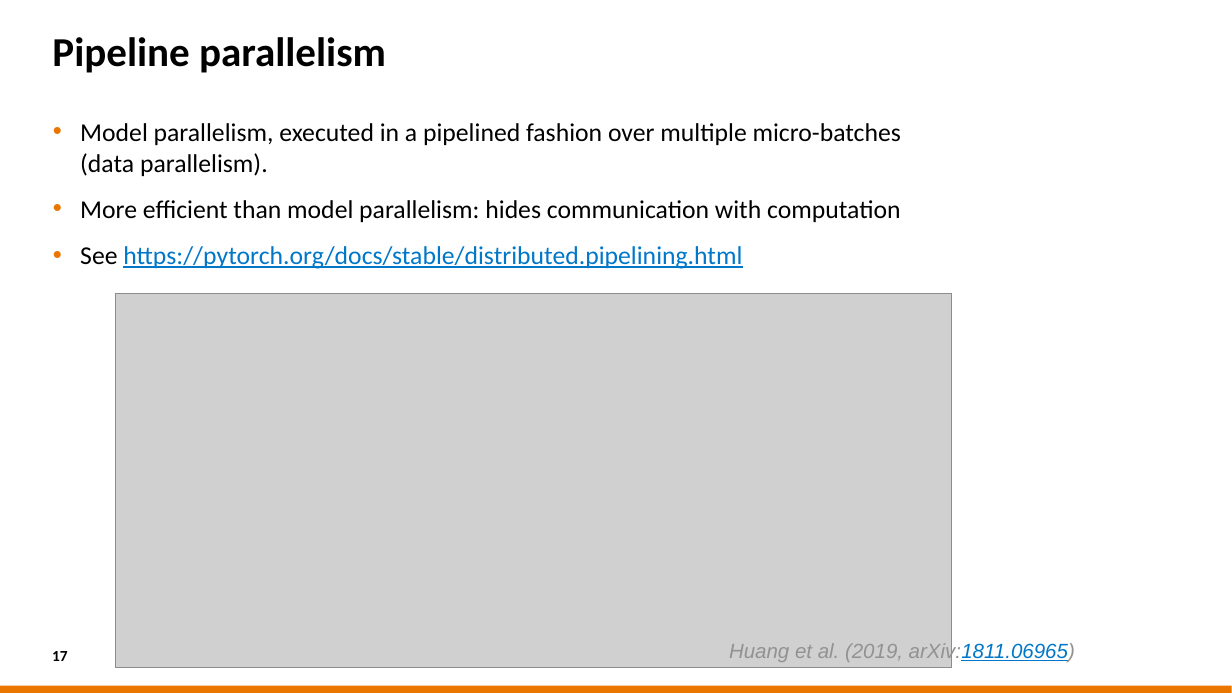
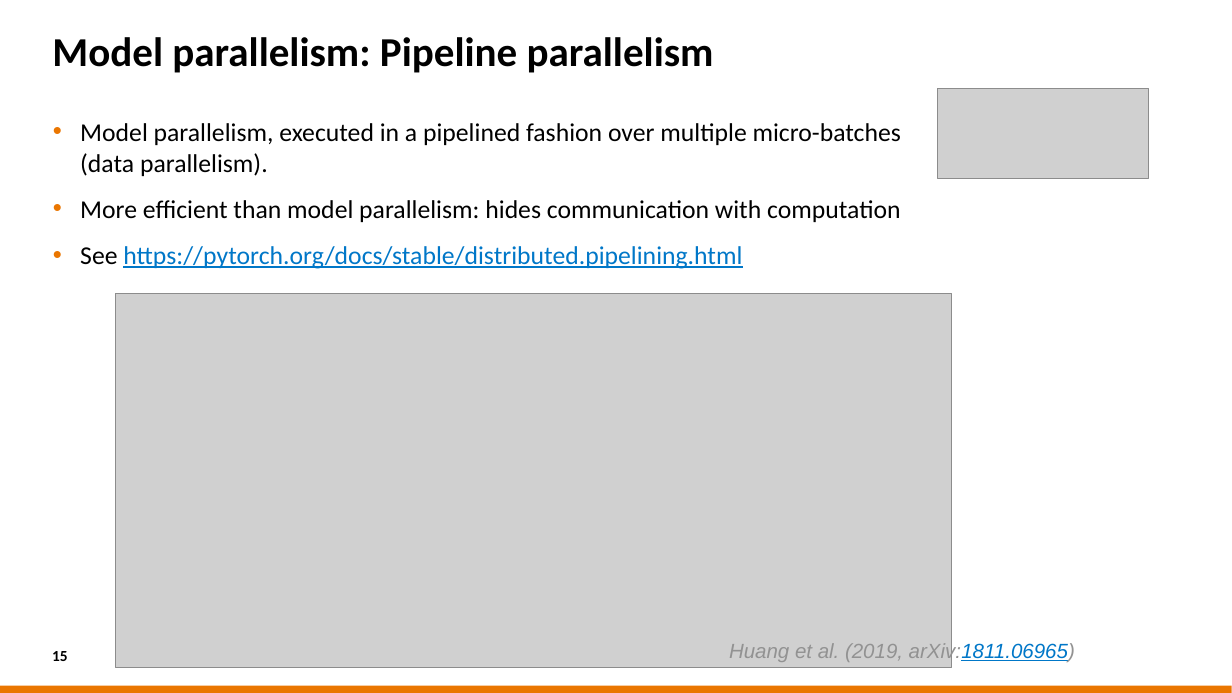
Before and after one commit to sara-nl/HPML-course-materials, a slide deck: slide 15 of Day2/slides/Parallel_Computing_for_DL.pptx (slide 17 before the commit). Drawn at 1232x693 pixels with LibreOffice and Linux fonts; fonts in the diff are those of the drawing; grey boxes stand for pictures; background and template pictures are left out. Boxes give left, top, right and bottom in pixels: in the first picture for what was removed or moved away, otherwise in the second. Text is boxed around its words. In the diff, an @@ line names an element or a change of style, - is before the commit and + after.

```diff
--- a/Day2/slides/Parallel_Computing_for_DL.pptx
+++ b/Day2/slides/Parallel_Computing_for_DL.pptx
@@ title at box(52, 37, 714, 73): text changed @@
-Pipeline parallelism
+Model parallelism: Pipeline parallelism
@@ picture added at box(938, 88, 1150, 177) @@
@@ page number at box(52, 651, 68, 661): text changed @@
-17
+15
```
Also in this commit, not shown: 9 other slides changed, 3 slides added, 1 other file.
